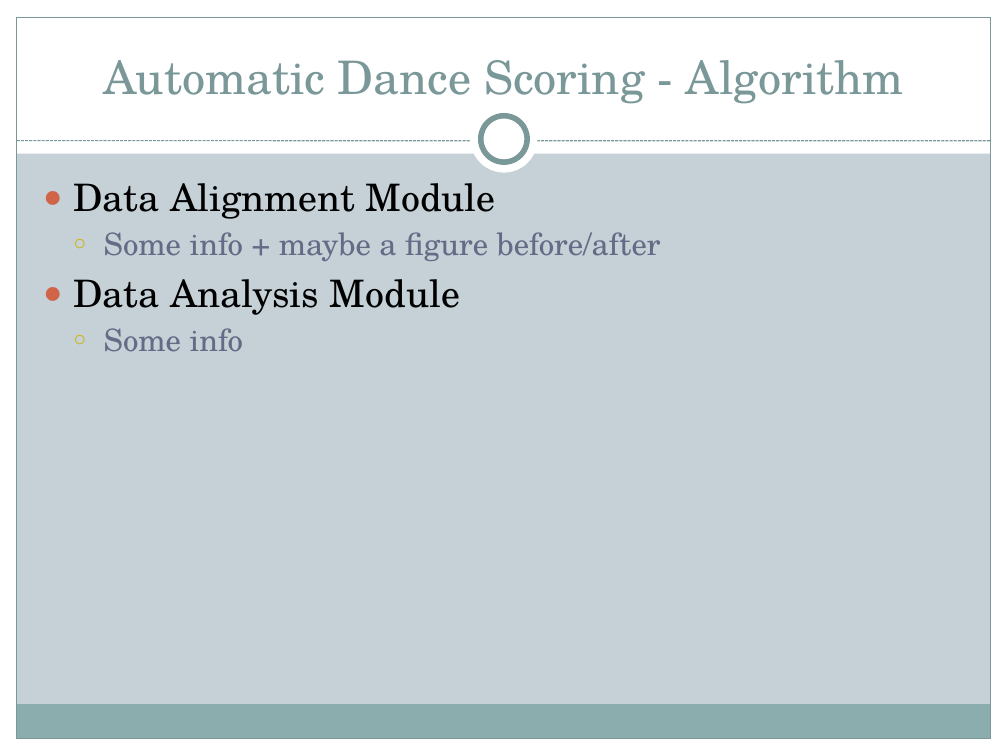
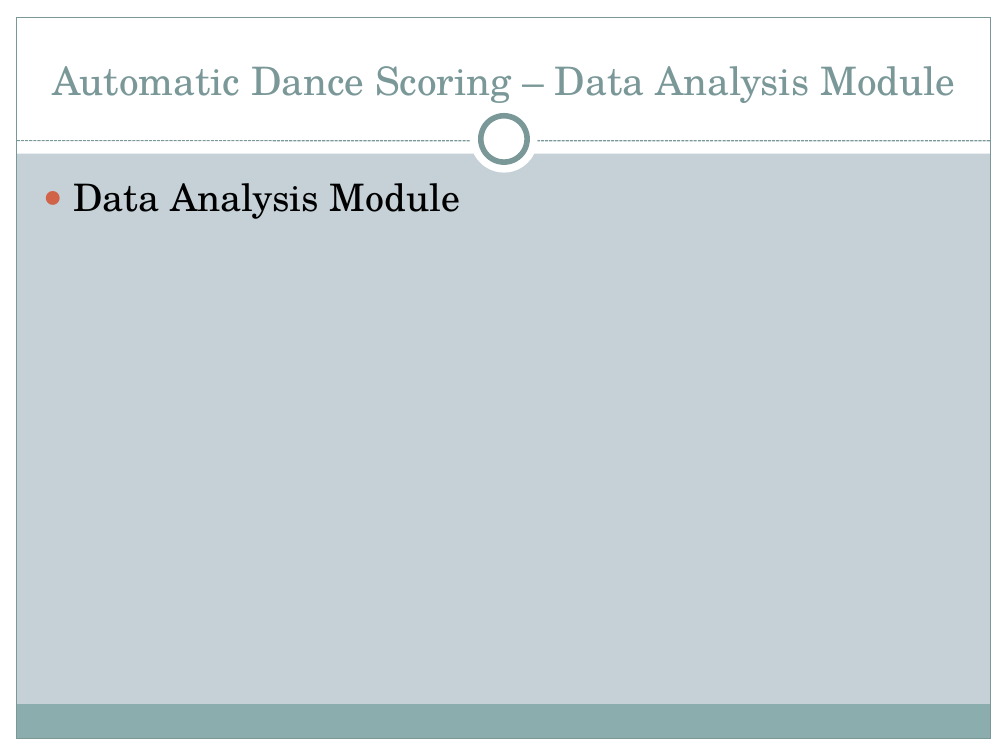
Before and after one commit to Marman1337/KinectProject, a slide deck: slide 11 of Presentation/Computerized Dance Classroom.pptx (slide 12 before the commit). Drawn at 1008x756 pixels with LibreOffice and Linux fonts; fonts in the diff are those of the drawing. Boxes give left, top, right and bottom in pixels: in the first picture for what was removed or moved away, otherwise in the second. Text is boxed around its words. In the diff, an @@ line names an element or a change of style, - is before the commit and + after.

```diff
--- a/Presentation/Computerized Dance Classroom.pptx
+++ b/Presentation/Computerized Dance Classroom.pptx
@@ title at (52, 66, 955, 103): text changed; size 33 to 28 pt @@
-Automatic Dance Scoring - Algorithm
+Automatic Dance Scoring – Data Analysis Module
@@ text at (73, 183, 661, 261): paragraphs removed @@
-● Data Alignment Module
-  ○ Some info + maybe a figure before/after
@@ text at (104, 328, 243, 352): paragraph removed @@
-  ○ Some info
```
Also in this commit, not shown: 5 other slides changed, 4 slides added, 1 slide removed.
